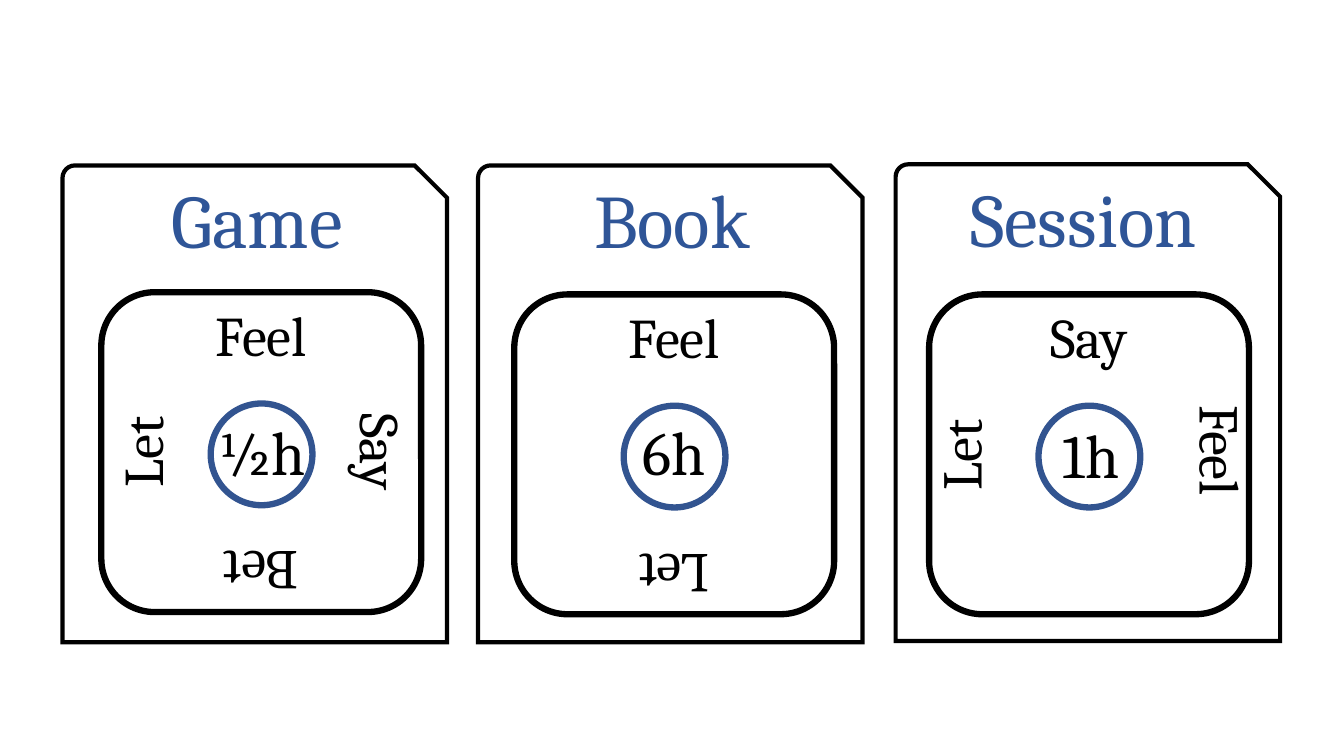
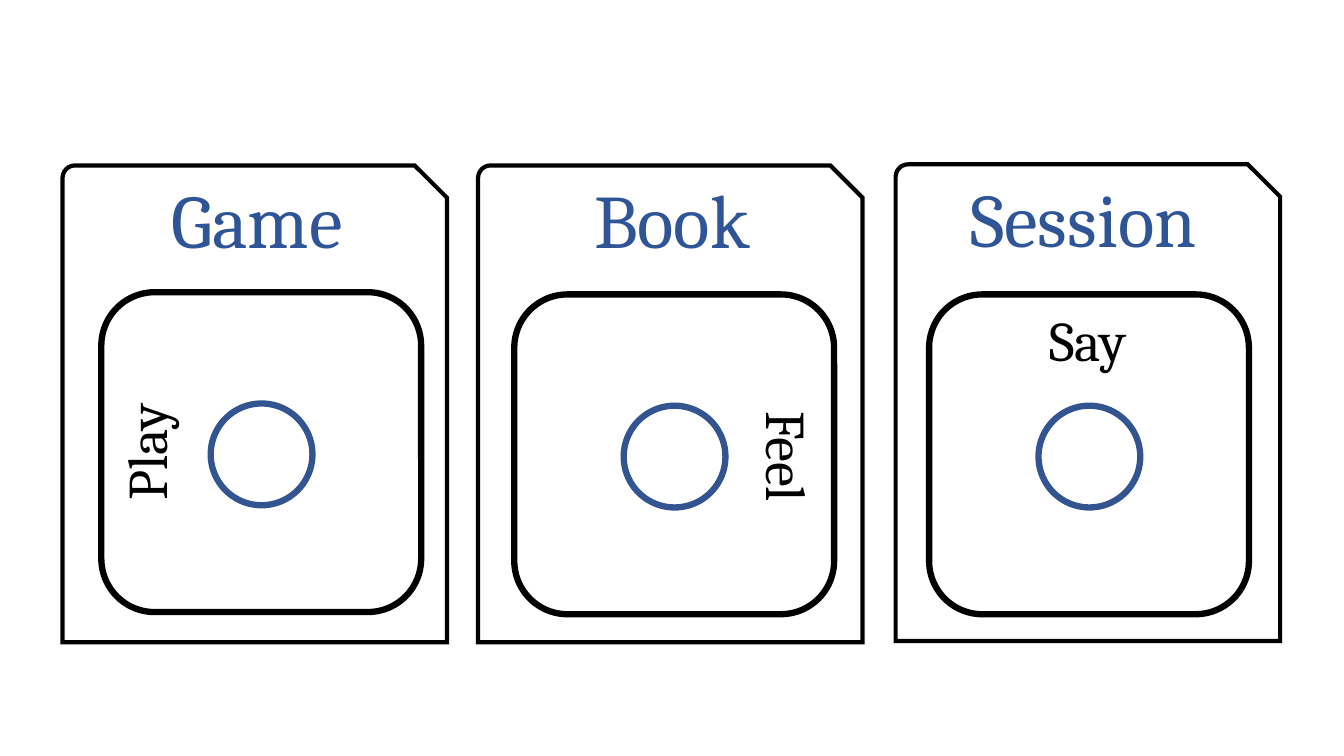
Before and after one commit to skilled-reflection/skilled-reflection.github.io, a slide deck: slide 1 of figs/web-icons.pptx. Drawn at 1344x756 pixels with LibreOffice and Linux fonts; fonts in the diff are those of the drawing. Boxes give left, top, right and bottom in pixels: in the first picture for what was removed or moved away, otherwise in the second. Text is boxed around its words. In the diff, an @@ line names an element or a change of style, - is before the commit and + after.

```diff
--- a/figs/web-icons.pptx
+++ b/figs/web-icons.pptx
@@ text "Feel": place and size @@
-text "Feel" at [629,319,720,359]
+text "Feel" at [752,420,825,499]
@@ text "Feel" at [752,420,825,499]: rotation 0 to 90 degrees @@
@@ text added at [109,412,182,497], 40 pt, text #000000 @@
+Play
@@ group removed at [104,317,419,589]: 5 texts @@
-Feel
-Bet
-Say
-Let
-½h
@@ text removed at [643,419,706,476] @@
-6h
@@ text removed at [1186,414,1259,493] @@
-Feel
@@ text removed at [923,426,996,488] @@
-Let
@@ text removed at [1063,435,1119,478] @@
-1h
@@ text removed at [639,553,710,612] @@
-Let
```
Also in this commit, not shown: 1 other slide changed, 1 slide added.
